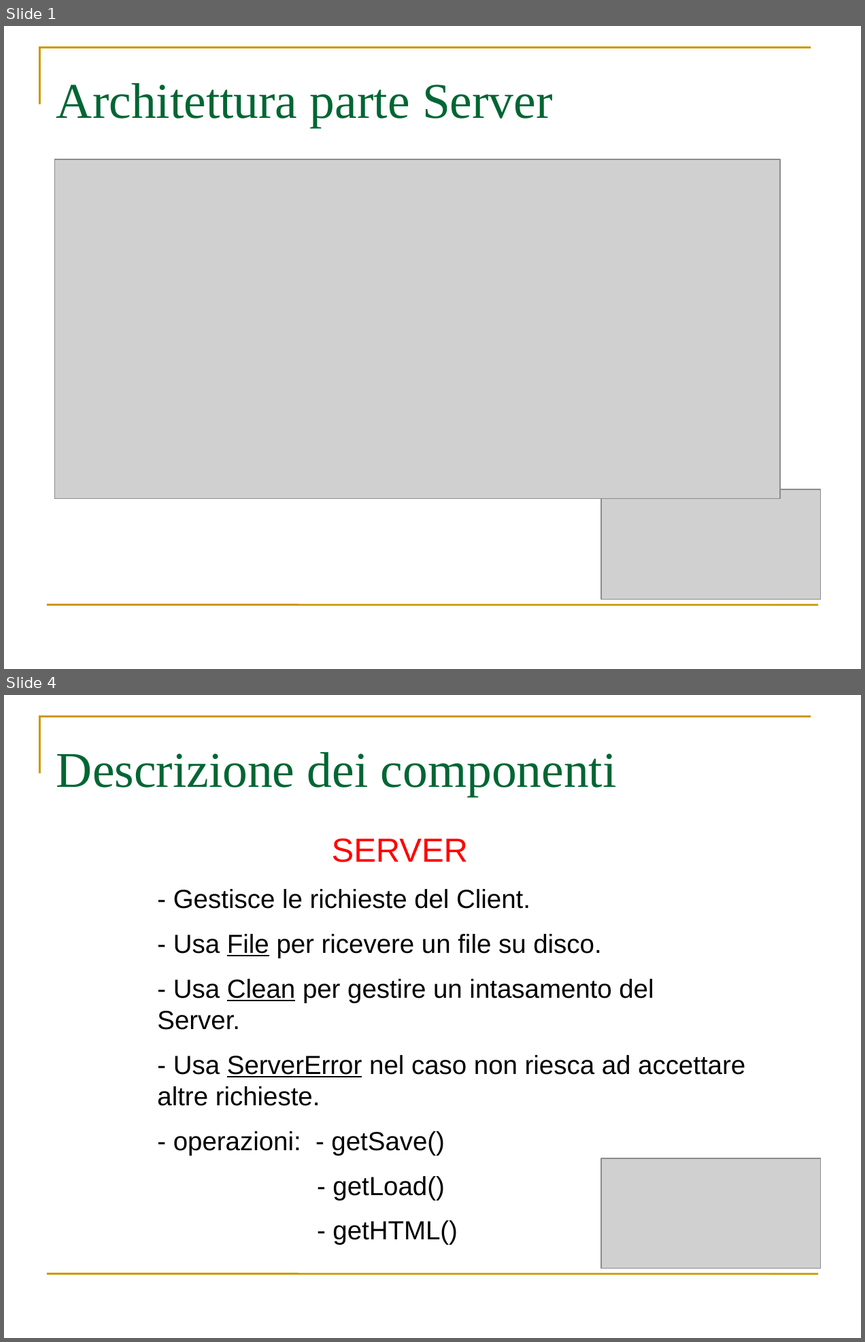
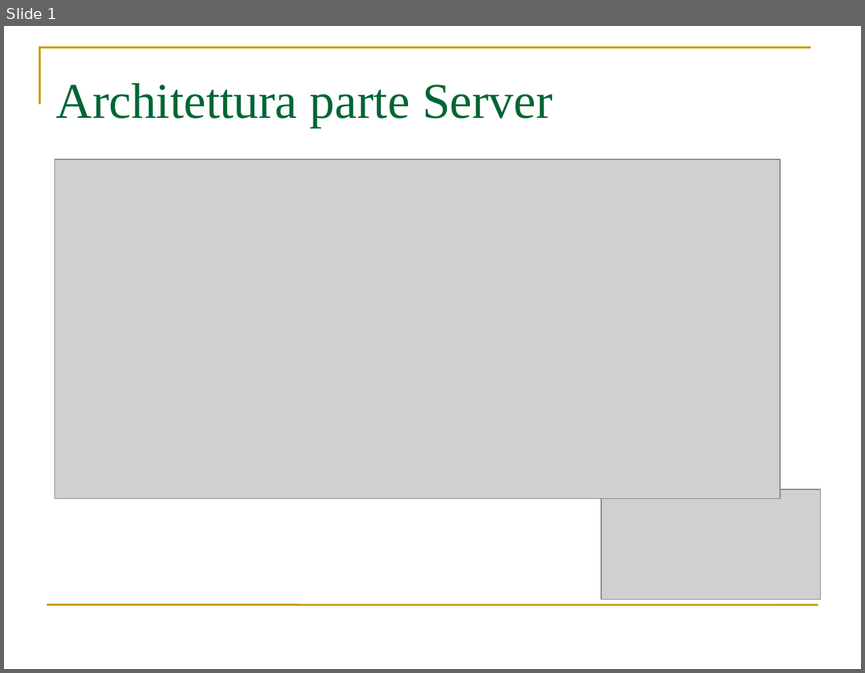
Before and after one commit to webshape/ajaxdraw, a slide deck: doc/PresentazioneRPP/PresentazioneSTServer.ppt. Shown one above the other, each under a label of ours: slides 1 and 4 before the commit, slide 1 after it; the slides between them are not shown. The pictures are 865x1342 and 865x673 pixels, drawn with LibreOffice and Linux fonts; fonts in the diff are those of the drawing; grey boxes stand for pictures. Boxes give left, top, right and bottom in pixels: in the first picture for what was removed or moved away, otherwise in the second. Text is boxed around its words. In the diff, an @@ line names an element or a change of style, - is before the commit and + after.

Commit message:
ridotta presentazione ST del Server

```diff
--- a/doc/PresentazioneRPP/PresentazioneSTServer.ppt
+++ b/doc/PresentazioneRPP/PresentazioneSTServer.ppt
@@ slide 4 removed at bbox=[4, 695, 861, 1338], background #FFFFFF; not listed: 2 template elements that a slide beside it also shows @@
@@ title removed at bbox=[56, 752, 617, 796] @@
-Descrizione dei componenti
@@ text removed at bbox=[157, 838, 745, 1244] @@
-SERVER
-- Gestisce le richieste del Client.
-- Usa File per ricevere un file su disco.
-- Usa Clean per gestire un intasamento del Server.
-- Usa ServerError nel caso non riesca ad accettare altre richieste.
-- operazioni: - getSave()
-- getLoad()
-- getHTML()
@@ picture removed at bbox=[601, 1157, 821, 1268] @@
```
Also in this commit, not shown: 1 slide added, 6 other slides removed.
